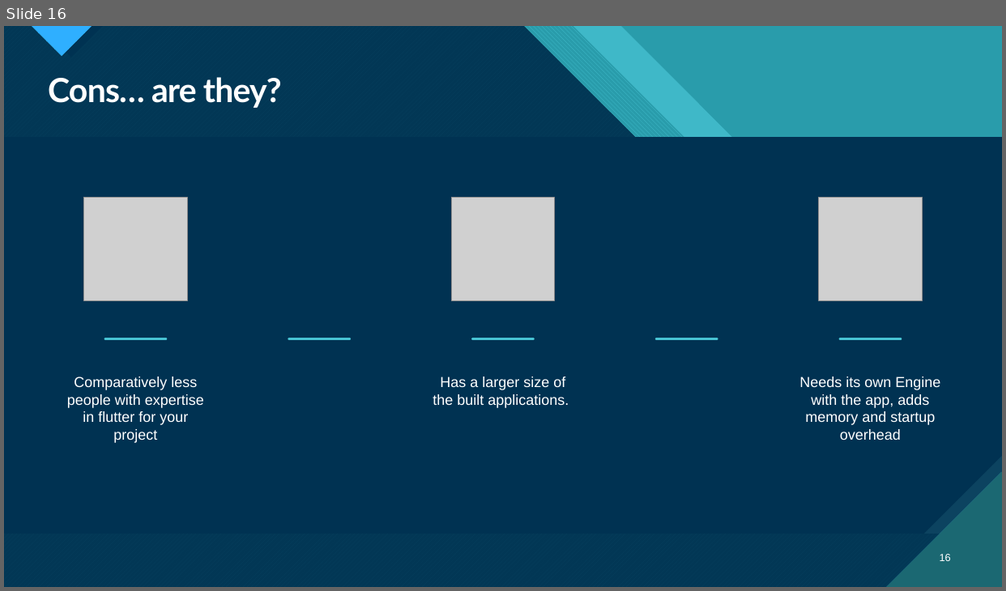
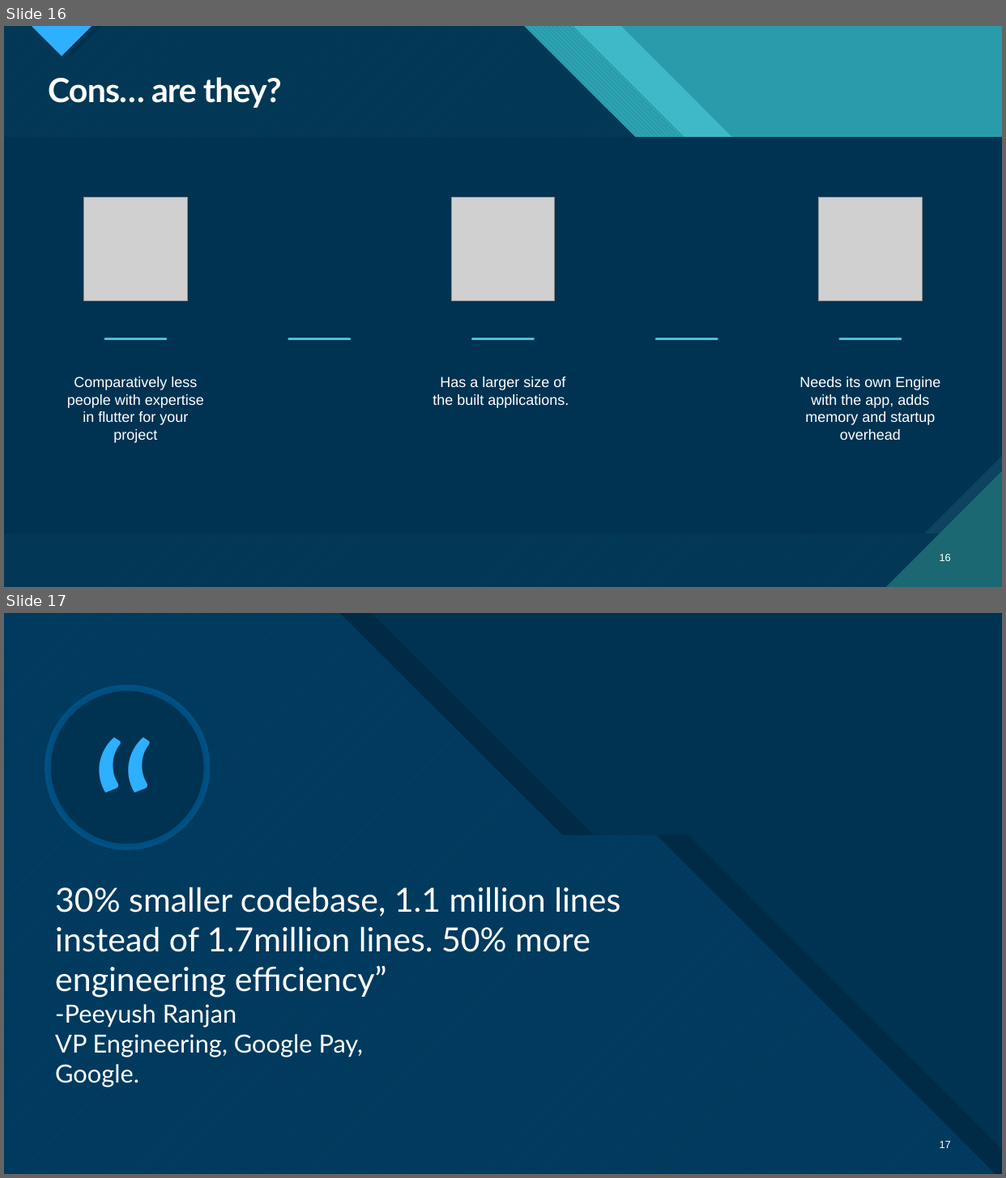
Before and after one commit to PratyayDhond/IT-3rd-year-notes, a slide deck: Seminar/Native Application Development Using Flutter.pptx. Shown one above the other, each under a label of ours: slide 16 before the commit, slides 16 and 17 after it. The pictures are 1006x591 and 1006x1178 pixels, drawn with LibreOffice and Linux fonts; fonts in the diff are those of the drawing; grey boxes stand for pictures. Boxes give left, top, right and bottom in pixels: in the first picture for what was removed or moved away, otherwise in the second. Text is boxed around its words. In the diff, an @@ line names an element or a change of style, - is before the commit and + after.

```diff
--- a/Seminar/Native Application Development Using Flutter.pptx
+++ b/Seminar/Native Application Development Using Flutter.pptx
@@ slide 17 added at (4,613,1002,1174), background #FFFFFF; not listed: 9 template elements that a slide beside it also shows @@
@@ rectangle added at (4,613,1002,1174), fill #003352 @@
@@ freeform shape added at (4,613,996,1174), fill pattern #47C3D3 on #0065A4 @@
@@ freeform shape added at (4,613,1002,1174), fill #003352 at 85% opacity @@
@@ freeform shape added at (35,613,1002,1174), fill #000000 @@
@@ ellipse added at (48,688,206,847), fill #003352, outline #0065A4 6 pt @@
@@ text added at (83,688,165,923), 184 pt, text #2FAFFF @@
+“
@@ title added at (55,887,620,1088), 32 pt, text #FFFFFF @@
+30% smaller codebase, 1.1 million lines instead of 1.7million lines. 50% more engineering efficiency”
+-Peeyush Ranjan
+VP Engineering, Google Pay,
+Google.
@@ page number added at (940,1141,951,1148), 10 pt, text #FFFFFF @@
+17
```
Also in this commit, not shown: 1 slide changed, 2 other slides added, 7 slides removed.
